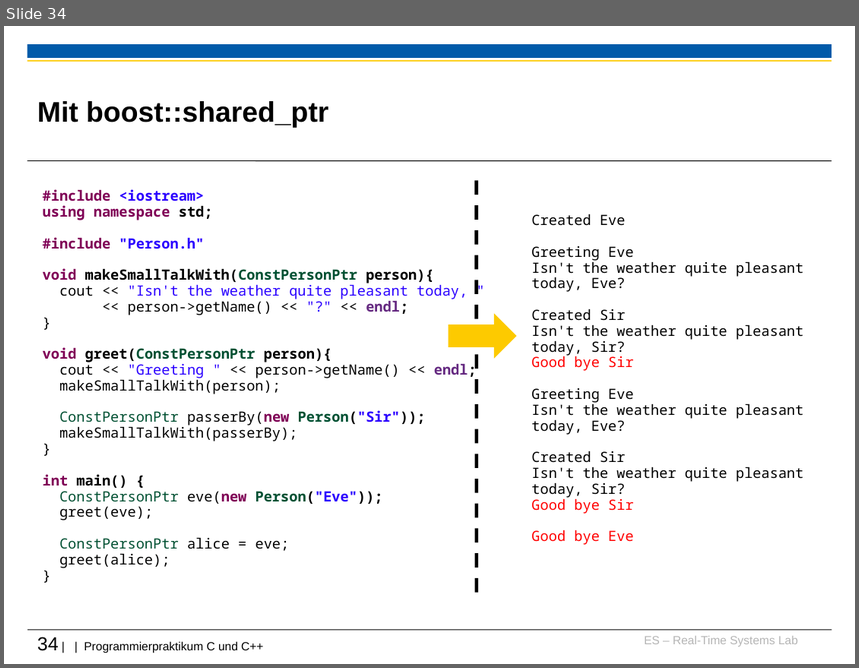
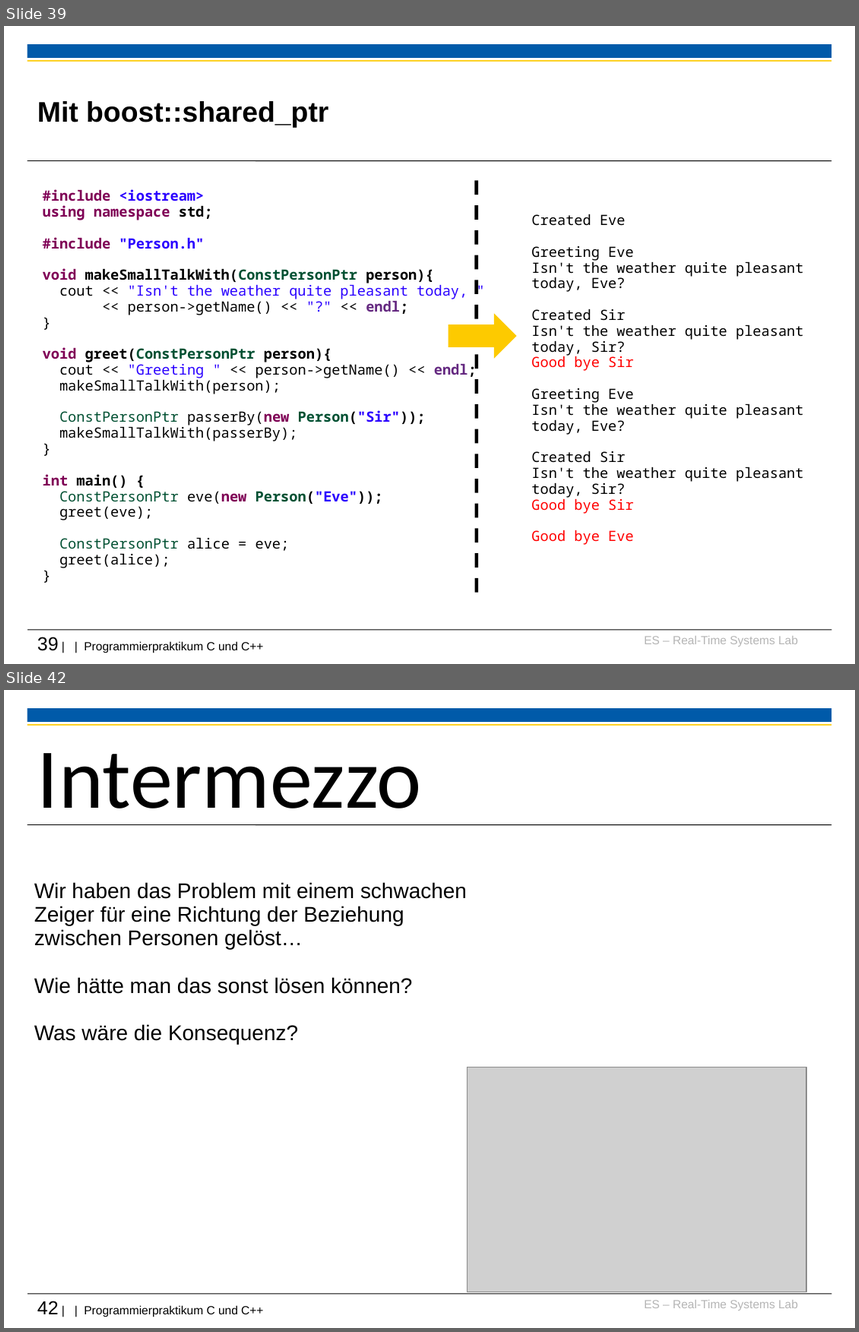
Before and after one commit to h82k/tud-cppp, a slide deck: Vorlesung/2 Speicherverwaltung_F36.ppt. Shown one above the other, each under a label of ours: slide 34 before the commit, slides 39 and 42 after it; the slides between them are not shown. The pictures are 859x668 and 859x1332 pixels, drawn with LibreOffice and Linux fonts; fonts in the diff are those of the drawing; grey boxes stand for pictures; background and template pictures are left out. Boxes give left, top, right and bottom in pixels: in the first picture for what was removed or moved away, otherwise in the second. Text is boxed around its words. In the diff, an @@ line names an element or a change of style, - is before the commit and + after.

```diff
--- a/Vorlesung/2 Speicherverwaltung_F36.ppt
+++ b/Vorlesung/2 Speicherverwaltung_F36.ppt
@@ slide 42 added at bbox=[4, 690, 855, 1328], background #FFFFFF; not listed: 6 template elements that a slide beside it also shows @@
@@ title added at bbox=[37, 753, 422, 825], 72 pt, text #000000 @@
+Intermezzo
@@ text added at bbox=[34, 882, 467, 1044], 18 pt, text #000000 @@
+Wir haben das Problem mit einem schwachen Zeiger für eine Richtung der Beziehung zwischen Personen gelöst…
+Wie hätte man das sonst lösen können?
+Was wäre die Konsequenz?
@@ picture added at bbox=[467, 1067, 807, 1292] @@
@@ what was slide 34 is now slide 39 @@
@@ text at bbox=[37, 637, 263, 653]: text changed @@
-34 | | Programmierpraktikum C und C++
+39 | | Programmierpraktikum C und C++
```
Also in this commit, not shown: 8 slides changed, 5 other slides added, 4 other files.
